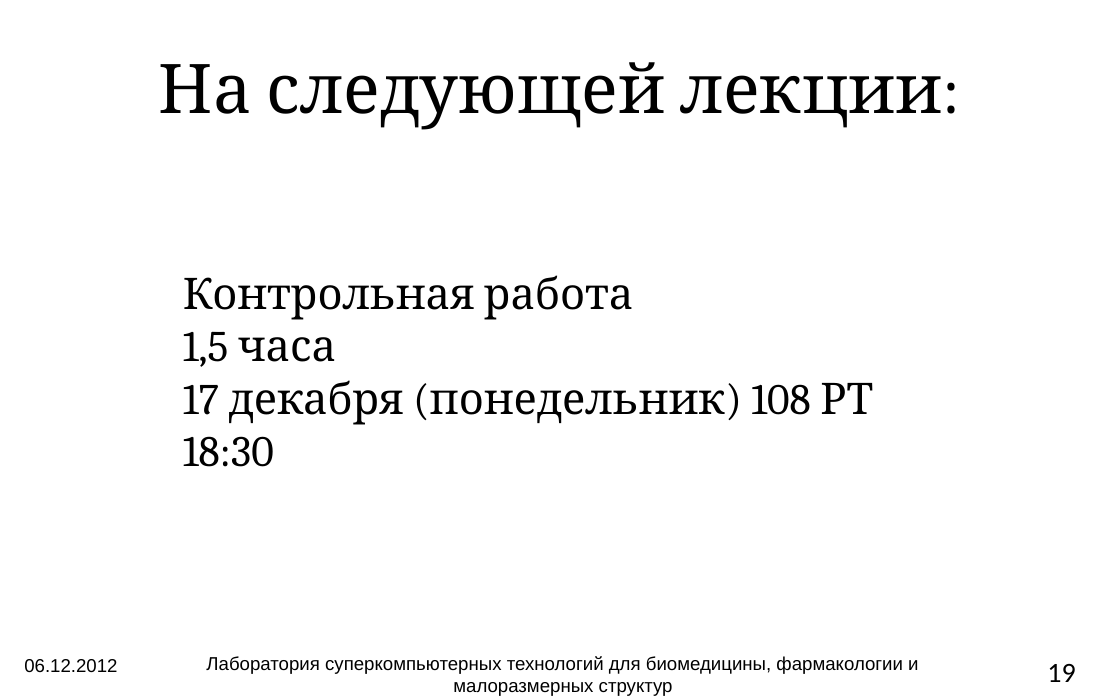
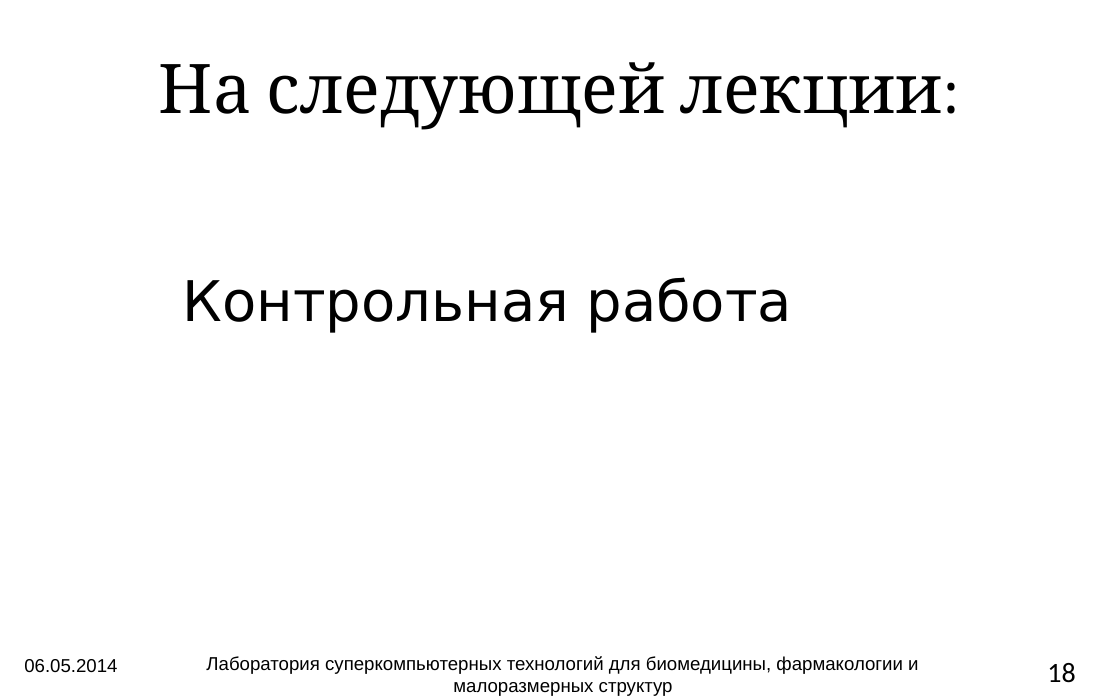
Before and after one commit to atakua/simlectures-archive, a slide deck: slide 18 of lecture12-languages/lecture12-languages.pptx (slide 19 before the commit). Drawn at 1120x697 pixels with LibreOffice and Linux fonts; fonts in the diff are those of the drawing; background and template pictures are left out. Boxes give left, top, right and bottom in pixels: in the first picture for what was removed or moved away, otherwise in the second. Text is boxed around its words. In the diff, an @@ line names an element or a change of style, - is before the commit and + after.

```diff
--- a/lecture12-languages/lecture12-languages.pptx
+++ b/lecture12-languages/lecture12-languages.pptx
@@ text "Контрольная работа" at (183, 277, 792, 333): size 28 to 36 pt, font Cambria to DejaVu Sans @@
@@ text at (183, 331, 873, 467): paragraphs removed @@
-1,5 часа
-17 декабря (понедельник) 108 РТ 18:30
@@ text at (24, 659, 117, 673): text changed @@
-06.12.2012
+06.05.2014
@@ page number at (1047, 663, 1075, 683): text changed @@
-19
+18
```
Also in this commit, not shown: 18 other slides changed, 1 slide removed, 1 other file.
